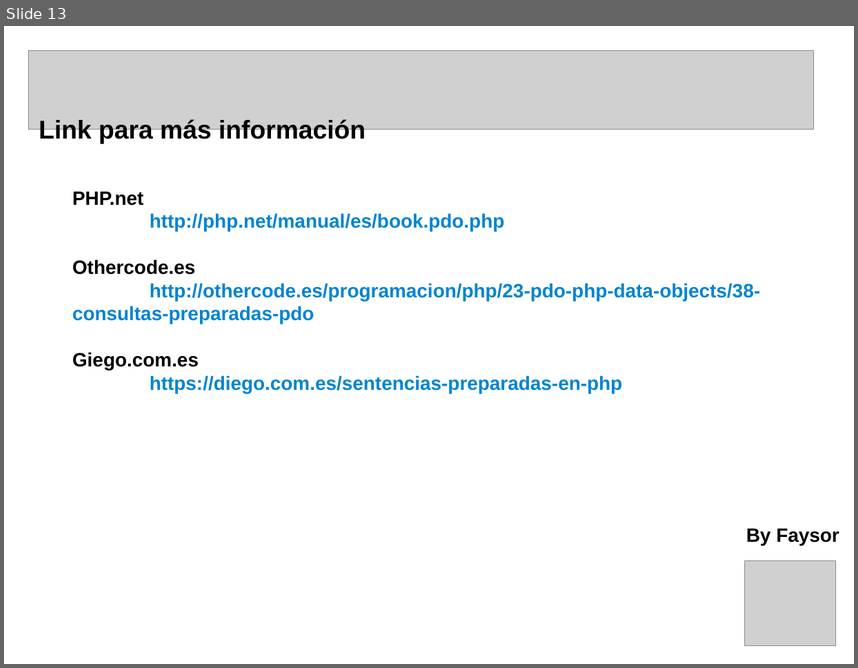
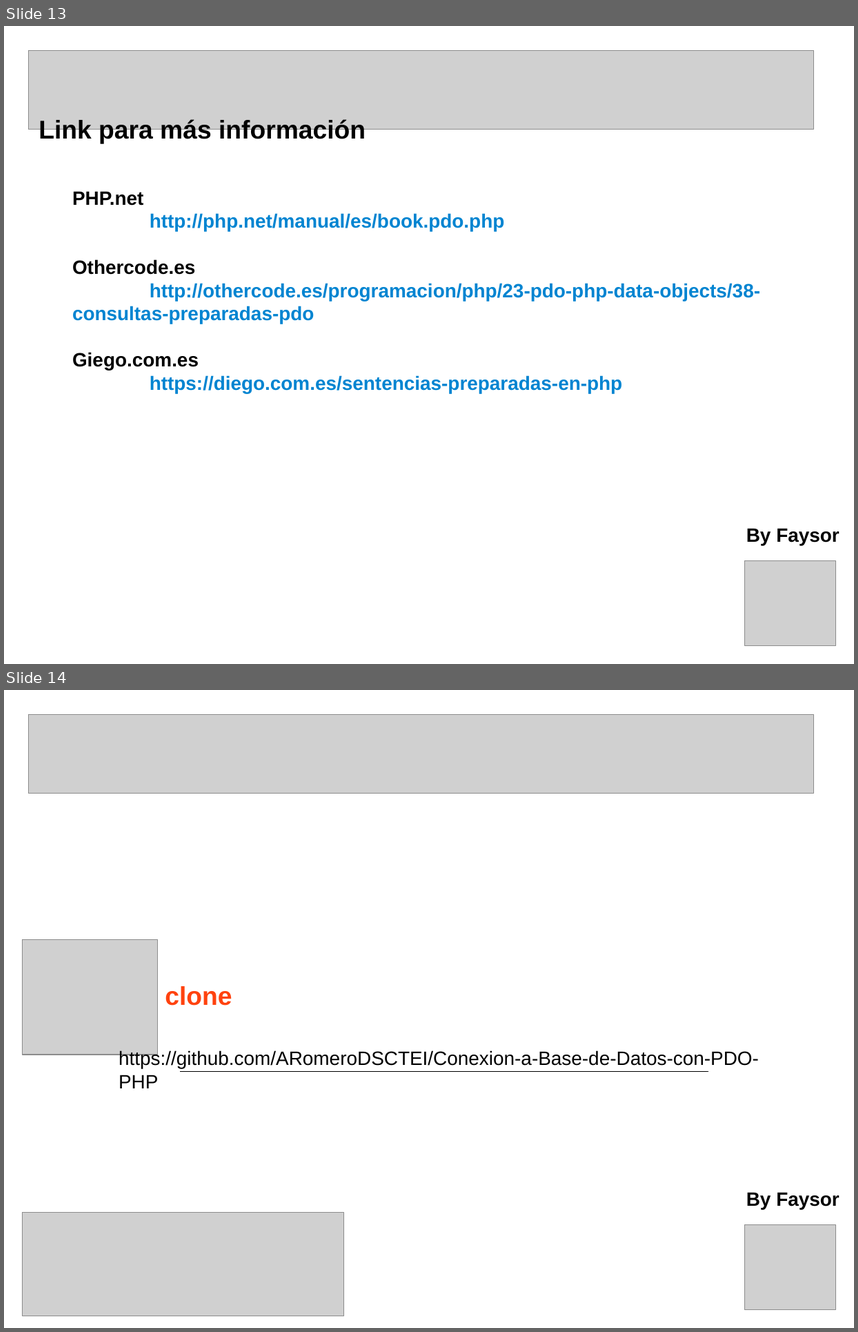
Before and after one commit to ARomeroDSCTEI/Conexion-a-Base-de-Datos-con-PDO-PHP, a slide deck: Conexión a bases de datos con PDO.odp. Shown one above the other, each under a label of ours: slide 13 before the commit, slides 13 and 14 after it. The pictures are 858x668 and 858x1332 pixels, drawn with LibreOffice and Linux fonts; fonts in the diff are those of the drawing; grey boxes stand for pictures. Boxes give left, top, right and bottom in pixels: in the first picture for what was removed or moved away, otherwise in the second. Text is boxed around its words. In the diff, an @@ line names an element or a change of style, - is before the commit and + after.

```diff
--- a/Conexión a bases de datos con PDO.odp
+++ b/Conexión a bases de datos con PDO.odp
@@ slide 14 added at [4,690,854,1328], background #FFFFFF @@
@@ picture added at [29,714,814,793] @@
@@ picture added at [23,939,157,1054] @@
@@ text added at [165,986,232,1005], 24 pt, text #FF420E, bold @@
+clone
@@ text added at [119,1050,759,1088], 18 pt, text #000000 @@
+https://github.com/ARomeroDSCTEI/Conexion-a-Base-de-Datos-con-PDO-PHP
@@ line added from (180, 1072) to (708, 1072), #000000 0 pt @@
@@ text added at [746,1192,840,1209], 18 pt, text #000000, bold @@
+By Faysor
@@ picture added at [23,1212,344,1316] @@
@@ picture added at [745,1225,836,1310] @@
```
Also in this commit, not shown: 1 slide removed.
